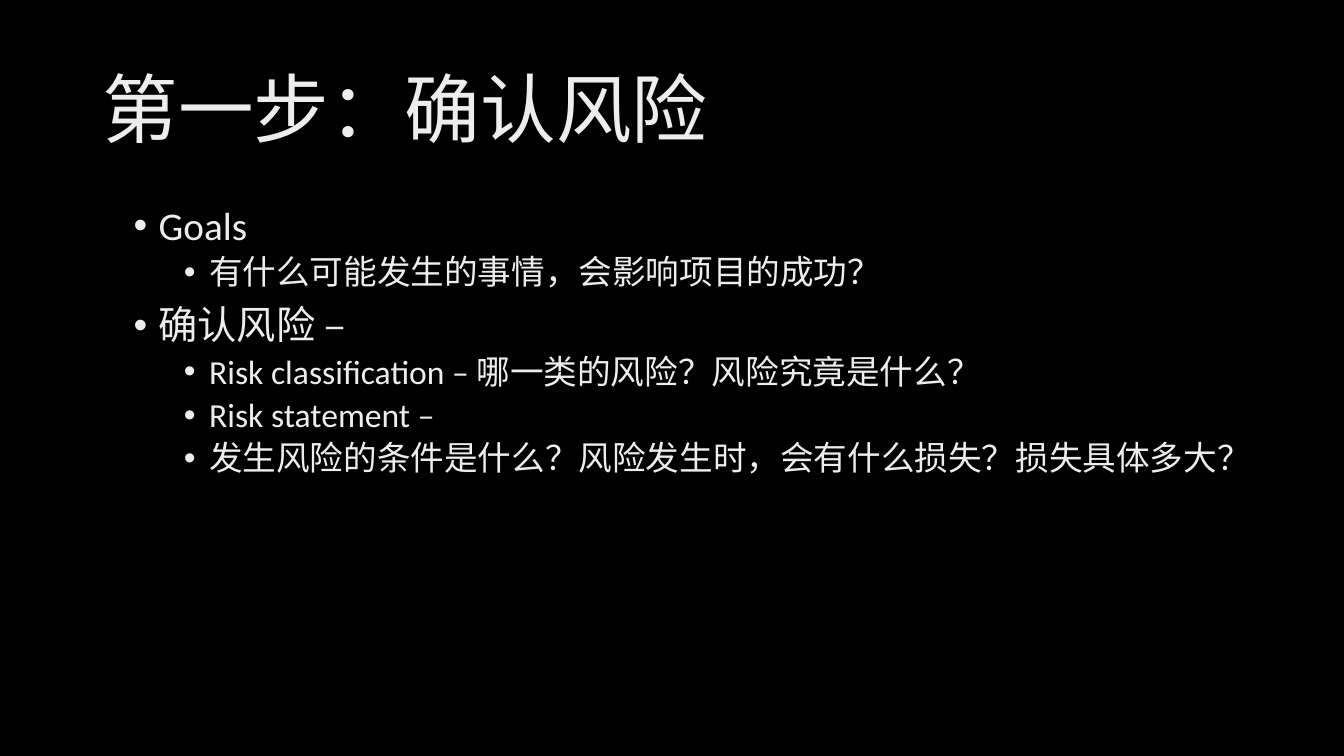
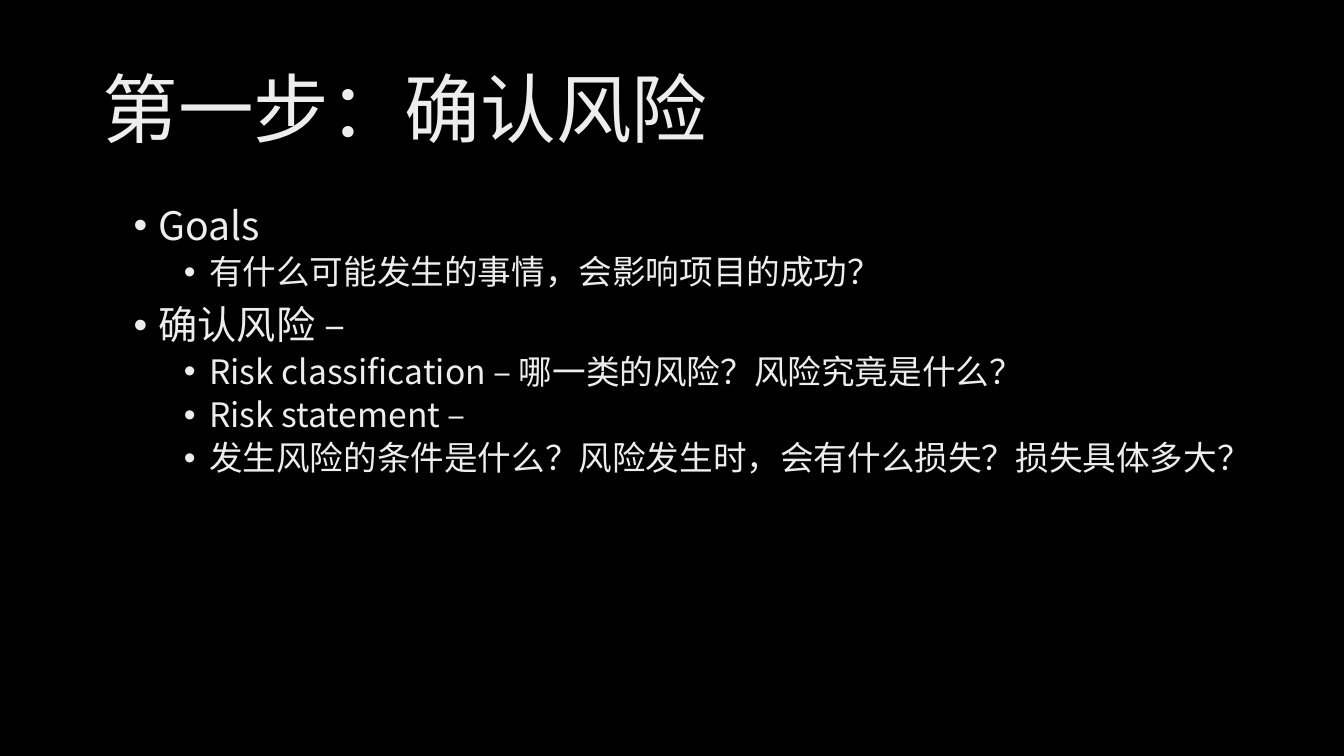
Before and after one commit to xinase/ASE, a slide deck: slide 31 of chapter9/ASE_9_program_manager.pptx. Drawn at 1344x756 pixels with LibreOffice and Linux fonts; fonts in the diff are those of the drawing; background and template pictures are left out. Boxes give left, top, right and bottom in pixels: in the first picture for what was removed or moved away, otherwise in the second. Text is boxed around its words. In the diff, an @@ line names an element or a change of style, - is before the commit and + after.

```diff
--- a/chapter9/ASE_9_program_manager.pptx
+++ b/chapter9/ASE_9_program_manager.pptx
@@ text "Goals" at (x1=159, y1=208, x2=1251, y2=474): font Calibri to Noto Sans CJK SC @@
```
Also in this commit, not shown: 3 other slides changed, 2 slides removed.
